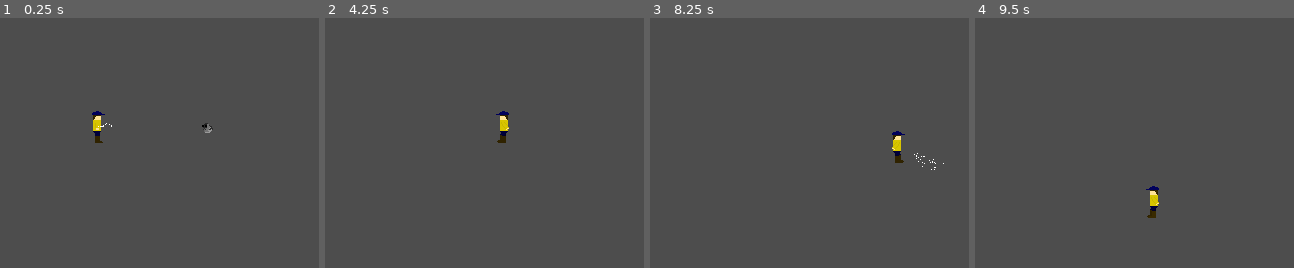
Above: before the commit, frames 1-4 (left to right).
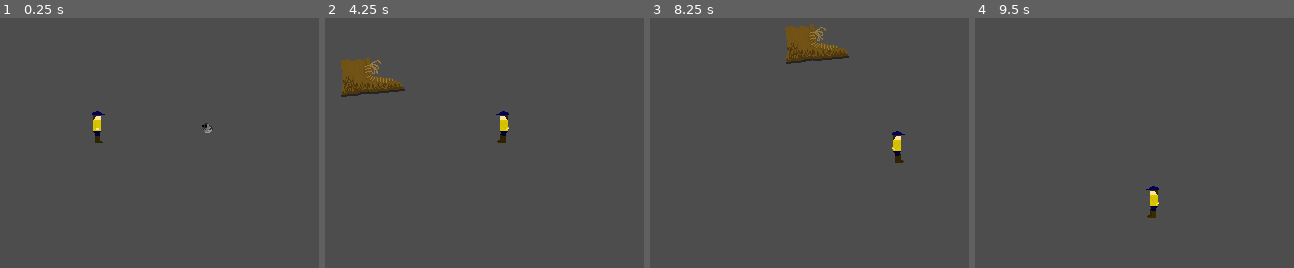
Above: after the commit, the same moments.

Repository: the-g-force/happy-camper
Game: Godot game, scene res://test/test_world.tscn
Two runs of this game, one before a commit and one after it. Both use one fixed random seed, a clock stepped at 60 frames per second and the inputs below. This scene is started directly instead of the project's main scene.
Inputs:
- Up to frame 1 (0.25 s): no input
- Up to frame 2 (4.25 s): hold Right (right) 0.53-1.28 s; tap ` (gain_smore) every 0.75 s from 0.6 to 3.6 s; hold Down (down) 1.28-2.03 s; hold Right (right) 2.03-2.78 s; tap Enter at 2.75 s; hold Up (up) 2.78-3.53 s; hold Left (left) from 3.53 s (still down)
- Up to frame 3 (8.25 s): tap ` (gain_smore) every 0.75 s from 4.35 to 8.1 s; release Left (left) at 5.03 s; hold Down (down) 5.03-5.78 s; hold Right (right) 5.78-6.53 s; hold Up (up) 6.53-7.28 s; hold Right (right) 7.28-8.03 s; tap Space at 8 s; hold Down (down) from 8.03 s (still down)
- Up to frame 4 (9.5 s): release Down (down) at 8.78 s; hold Left (left) from 8.78 s (still down); tap ` (gain_smore) at 8.85 s

The runs differ from the first frame. In frame 1, less than 0.1% of the frame differs, in the area x 30-36%, y 42-44%; in frame 2, 1.9%; in frame 3, 2.0%, in the area x 42-93%, y 2-61%; in frame 4, nothing differs.

Commit message:
Add sfx and fix stomp location

Diff:
--- a/project/project.godot
+++ b/project/project.godot
@@ -14,6 +14,10 @@
 run/main_scene="res://world.tscn"
 config/features=PackedStringArray("4.3", "Forward Plus")
 config/icon="res://icon.svg"
+
+[autoload]
+
+sfx="*res://sound/sfx_player.tscn"
 
 [display]
 
--- a/project/smore/smore.gd
+++ b/project/smore/smore.gd
@@ -3,4 +3,5 @@
 
 func _on_body_entered(body: Node2D) -> void:
 	body.smores += 1
+	sfx.play_smore_sound()
 	queue_free()
--- /dev/null
+++ b/project/sound/sfx_player.gd
@@ -0,0 +1,11 @@
+class_name SfxPlayer extends Node
+
+const _STOMP_SOUNDS := [preload("res://sound/stomp.wav"), preload("res://sound/stomp2.wav")]
+
+func play_smore_sound() -> void:
+	$SmorePickup.play()
+
+
+func play_stomp_sound() -> void:
+	$StompSound.stream = _STOMP_SOUNDS.pick_random()
+	$StompSound.play()
--- /dev/null
+++ b/project/sound/sfx_player.tscn
@@ -0,0 +1,12 @@
+[gd_scene load_steps=3 format=3 uid="uid://cvbhy36ycjysr"]
+
+[ext_resource type="Script" path="res://sound/sfx_player.gd" id="1_vy7nq"]
+[ext_resource type="AudioStream" uid="uid://c2b0vcdwnxjbk" path="res://sound/mmmm.wav" id="2_b2ece"]
+
+[node name="SfxPlayer" type="Node"]
+script = ExtResource("1_vy7nq")
+
+[node name="SmorePickup" type="AudioStreamPlayer" parent="."]
+stream = ExtResource("2_b2ece")
+
+[node name="StompSound" type="AudioStreamPlayer" parent="."]
--- a/project/test/test_world.tscn
+++ b/project/test/test_world.tscn
@@ -1,7 +1,7 @@
 [gd_scene load_steps=4 format=3 uid="uid://dplk0kfc55hev"]
 
 [ext_resource type="PackedScene" uid="uid://do4okoi6jtdj6" path="res://player/player.tscn" id="1_m0627"]
-[ext_resource type="PackedScene" uid="uid://c60wgkqsnomy3" path="res://weapons/repellant/repellant.tscn" id="2_r5iip"]
+[ext_resource type="PackedScene" uid="uid://dd12of8hwd36m" path="res://weapons/stomp/stomp_weapon.tscn" id="2_n6xj8"]
 [ext_resource type="PackedScene" uid="uid://cc0tmssxti2dq" path="res://enemy/enemy.tscn" id="3_s233h"]
 
 [node name="TestWorld" type="Node2D"]
@@ -9,7 +9,8 @@
 [node name="Player" parent="." instance=ExtResource("1_m0627")]
 position = Vector2(307, 169)
 
-[node name="Repellant" parent="Player" instance=ExtResource("2_r5iip")]
+[node name="Stomp" parent="Player" instance=ExtResource("2_n6xj8")]
+position = Vector2(-307, -169)
 
 [node name="Enemy" parent="." node_paths=PackedStringArray("target") instance=ExtResource("3_s233h")]
 position = Vector2(430, 168)
--- a/project/weapons/stomp/stomp_effect.gd
+++ b/project/weapons/stomp/stomp_effect.gd
@@ -8,3 +8,7 @@
 
 func _on_animation_player_animation_finished(_anim_name: StringName) -> void:
 	queue_free()
+
+
+func play_sound() -> void:
+	sfx.play_stomp_sound()
--- a/project/weapons/stomp/stomp_effect.tscn
+++ b/project/weapons/stomp/stomp_effect.tscn
@@ -80,6 +80,20 @@
 "update": 1,
 "values": [false, true]
 }
+tracks/3/type = "method"
+tracks/3/imported = false
+tracks/3/enabled = true
+tracks/3/path = NodePath(".")
+tracks/3/interp = 1
+tracks/3/loop_wrap = true
+tracks/3/keys = {
+"times": PackedFloat32Array(0.5),
+"transitions": PackedFloat32Array(1),
+"values": [{
+"args": [],
+"method": &"play_sound"
+}]
+}
 
 [sub_resource type="AnimationLibrary" id="AnimationLibrary_fyu74"]
 _data = {
--- a/project/weapons/stomp/stomp_weapon.gd
+++ b/project/weapons/stomp/stomp_weapon.gd
@@ -1,11 +1,11 @@
 extends Node2D
 
 @export var min_range := 0
-@export var max_range := 32 * 6
+@export var max_range := 32 * 4
 
 func _on_timer_timeout() -> void:
 	var stomp := preload("res://weapons/stomp/stomp_effect.tscn").instantiate()
 	get_parent().add_child(stomp)
 	var distance := randf_range(min_range, max_range)
 	var angle := randf_range(0,TAU)
-	stomp.global_position = global_position + Vector2(distance,0).rotated(angle)
+	stomp.global_position = get_parent().global_position + Vector2(distance,0).rotated(angle)
Not shown, changed: project/sound/bumblebee.ogg.import
Not shown, changed: project/sound/mmmm.wav.import
Not shown, changed: project/sound/ow.wav.import
Not shown, changed: project/sound/spray.wav.import
Not shown, changed: project/sound/stomp.wav.import
Not shown, changed: project/sound/stomp2.wav.import
Not shown, changed: project/sound/whiff.wav.import
Not shown, changed: project/sound/whiff2.wav.import
Not shown: 1 places in project/world.tscn that only renumber resources
